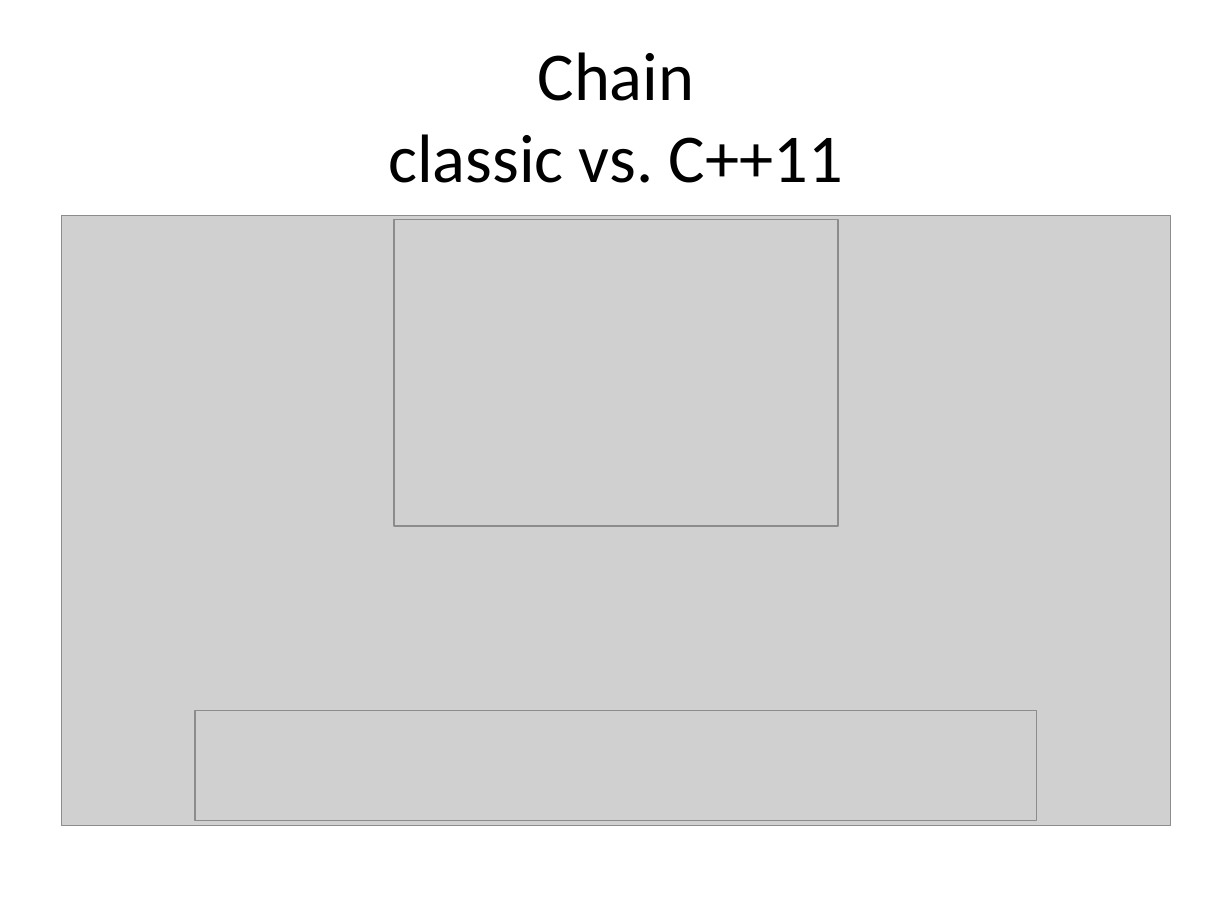
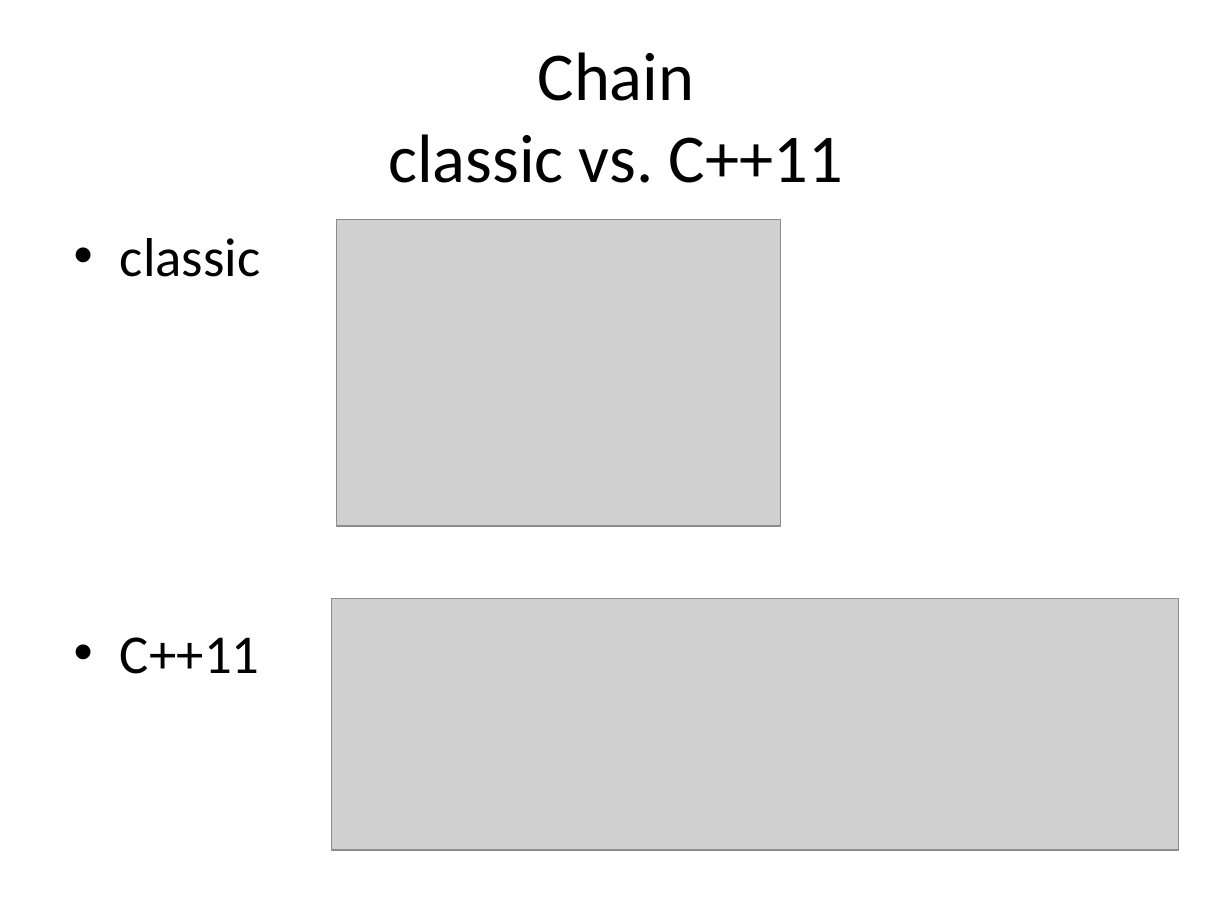
Before and after one commit to kamyu104/GofPatterns, a slide deck: slide 24 of Effective patterns.ppt. Drawn at 1232x924 pixels with LibreOffice and Linux fonts; fonts in the diff are those of the drawing; grey boxes stand for pictures. Boxes give left, top, right and bottom in pixels: in the first picture for what was removed or moved away, otherwise in the second. Text is boxed around its words. In the diff, an @@ line names an element or a change of style, - is before the commit and + after.

```diff
--- a/Effective patterns.ppt
+++ b/Effective patterns.ppt
@@ picture removed at bbox=[62, 216, 1170, 825] @@
@@ text added at bbox=[120, 238, 260, 674], 32 pt, text #000000 @@
+• classic
+• C++11
@@ picture: place and size @@
-picture at bbox=[394, 219, 838, 526]
+picture at bbox=[336, 219, 780, 526]
@@ picture: place and size @@
-picture at bbox=[195, 711, 1036, 822]
+picture at bbox=[331, 599, 1179, 850]
```
Also in this commit, not shown: 26 other slides changed, 10 slides added, 6 slides removed, 1 other file.
